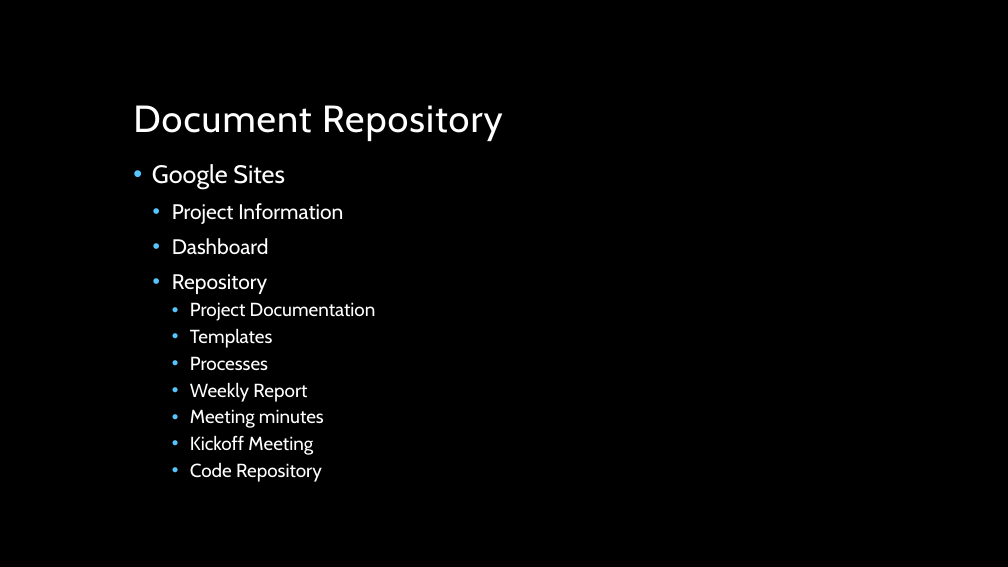
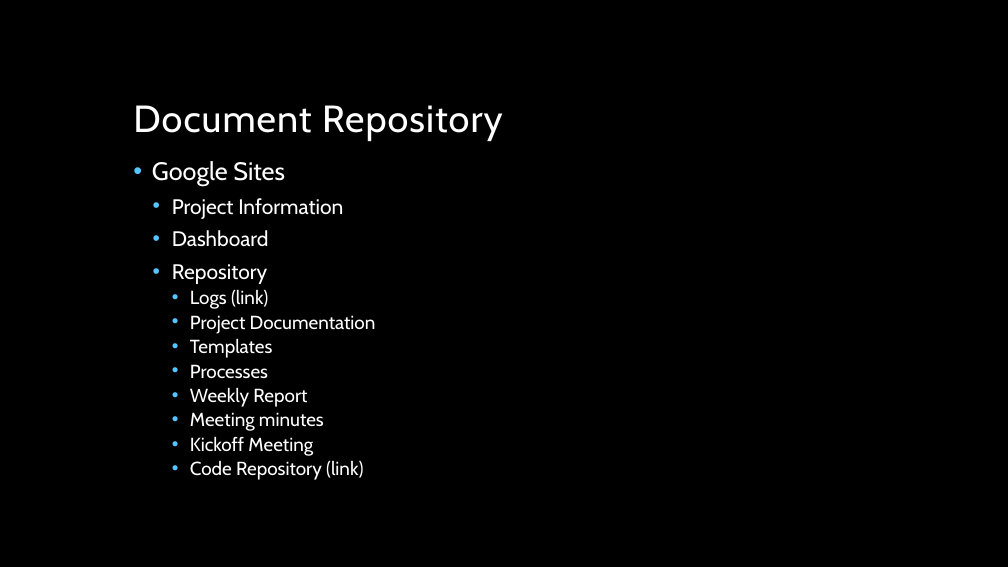
Before and after one commit to jmgirao/projetosoftware1213, a slide deck: slide 5 of Final Presentation/Mário/librarian.pptx. Drawn at 1008x567 pixels with LibreOffice and Linux fonts; fonts in the diff are those of the drawing; background and template pictures are left out. Boxes give left, top, right and bottom in pixels: in the first picture for what was removed or moved away, otherwise in the second. Text is boxed around its words. In the diff, an @@ line names an element or a change of style, - is before the commit and + after.

```diff
--- a/Final Presentation/Mário/librarian.pptx
+++ b/Final Presentation/Mário/librarian.pptx
@@ text at (x1=152, y1=161, x2=376, y2=456): line spacing 0.9 to 0.8 @@
@@ text at (x1=190, y1=289, x2=268, y2=309): paragraph added @@
+    • Logs (link)
@@ text at (x1=190, y1=460, x2=363, y2=480): text changed @@
-    • Code Repository
+    • Code Repository (link)
```
Also in this commit, not shown: 4 other slides changed, 1 slide added.
